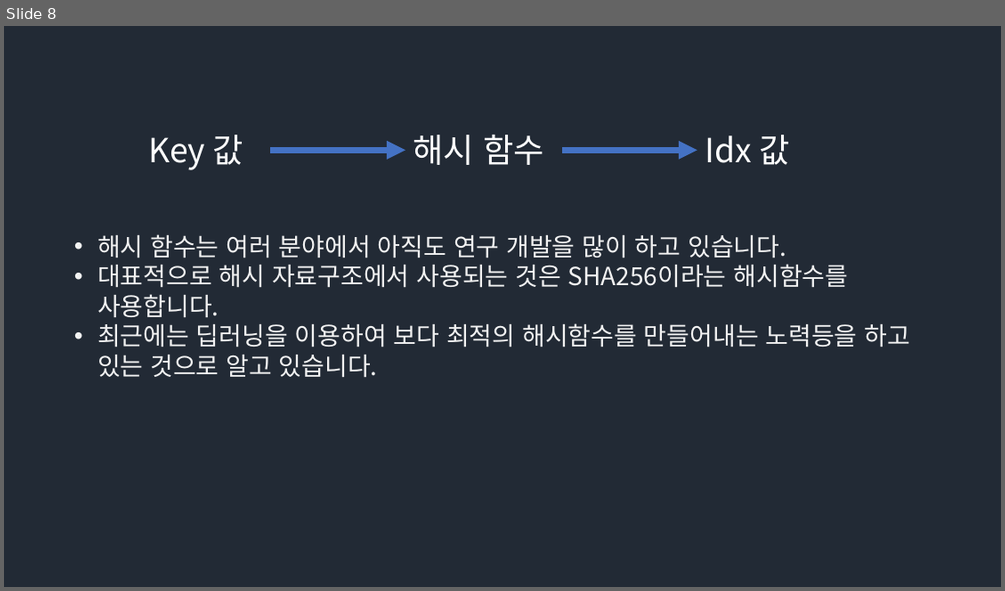
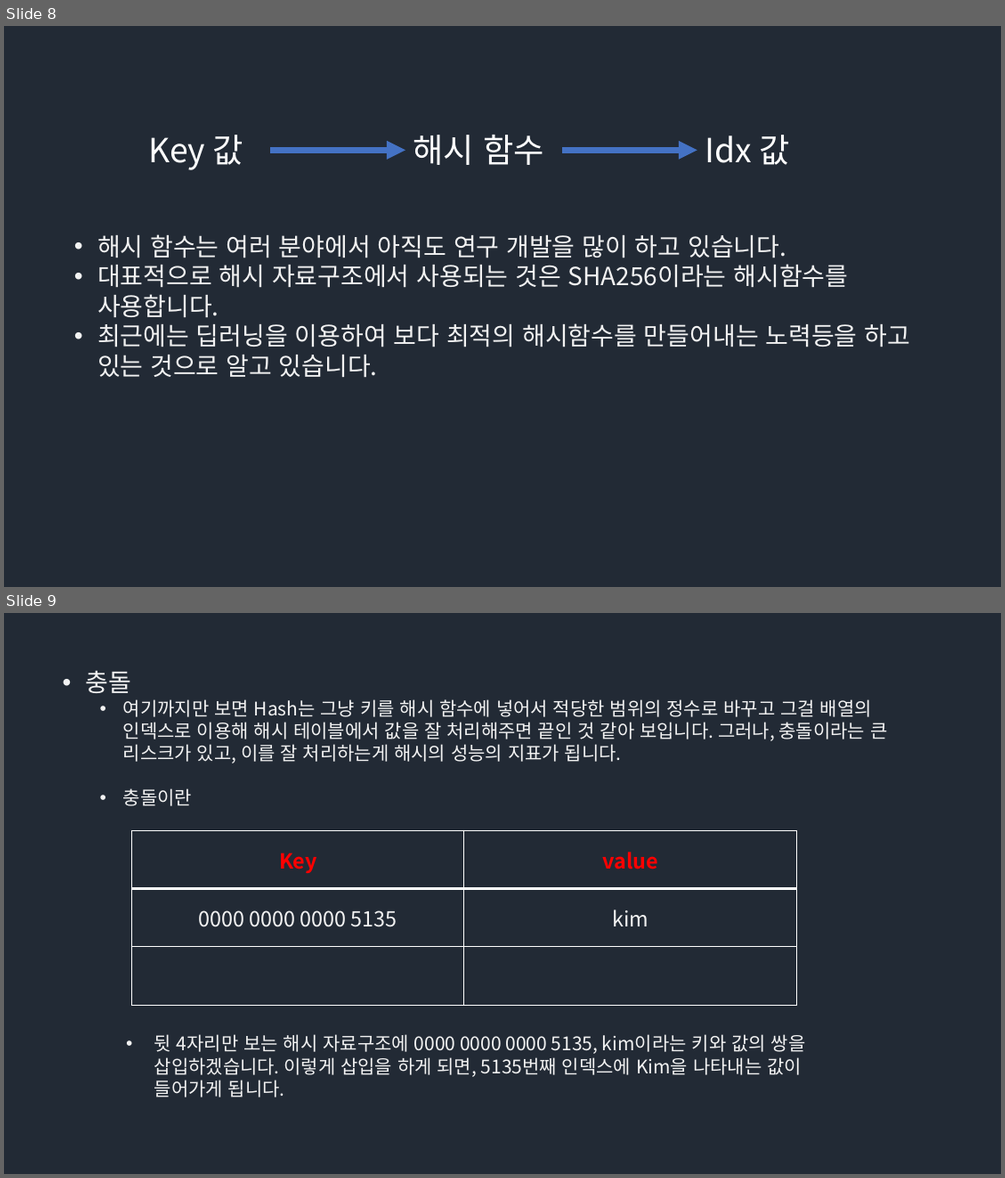
Before and after one commit to Groot-Space/Groot-space.github.io, a slide deck: assets/images/해시/해시.pptx. Shown one above the other, each under a label of ours: slide 8 before the commit, slides 8 and 9 after it. The pictures are 1005x591 and 1005x1178 pixels, drawn with LibreOffice and Linux fonts; fonts in the diff are those of the drawing. Boxes give left, top, right and bottom in pixels: in the first picture for what was removed or moved away, otherwise in the second. Text is boxed around its words. In the diff, an @@ line names an element or a change of style, - is before the commit and + after.

```diff
--- a/assets/images/해시/해시.pptx
+++ b/assets/images/해시/해시.pptx
@@ slide 9 added at box(4, 613, 1001, 1174), background #222A35 @@
@@ text added at box(86, 670, 887, 806), 18 pt, text #F2F2F2 @@
+• 충돌
+  • 여기까지만 보면 Hash는 그냥 키를 해시 함수에 넣어서 적당한 범위의 정수로 바꾸고 그걸 배열의 인덱스로 이용해 해시 테이블에서 값을 잘 처리해주면 끝인 것 같아 보입니다. 그러나, 충돌이라는 큰 리스크가 있고, 이를 잘 처리하는게 해시의 성능의 지표가 됩니다.
+  • 충돌이란
@@ table added at box(132, 831, 796, 1005), 3 rows, 2 columns @@
+Key | value
+0000 0000 0000 5135 | kim
+ | 
@@ text added at box(154, 1034, 806, 1097), 18 pt, text #F2F2F2 @@
+• 뒷 4자리만 보는 해시 자료구조에 0000 0000 0000 5135, kim이라는 키와 값의 쌍을 삽입하겠습니다. 이렇게 삽입을 하게 되면, 5135번째 인덱스에 Kim을 나타내는 값이 들어가게 됩니다.
```
Also in this commit, not shown: 2 slides changed, 9 other slides added, 2 slides removed.
